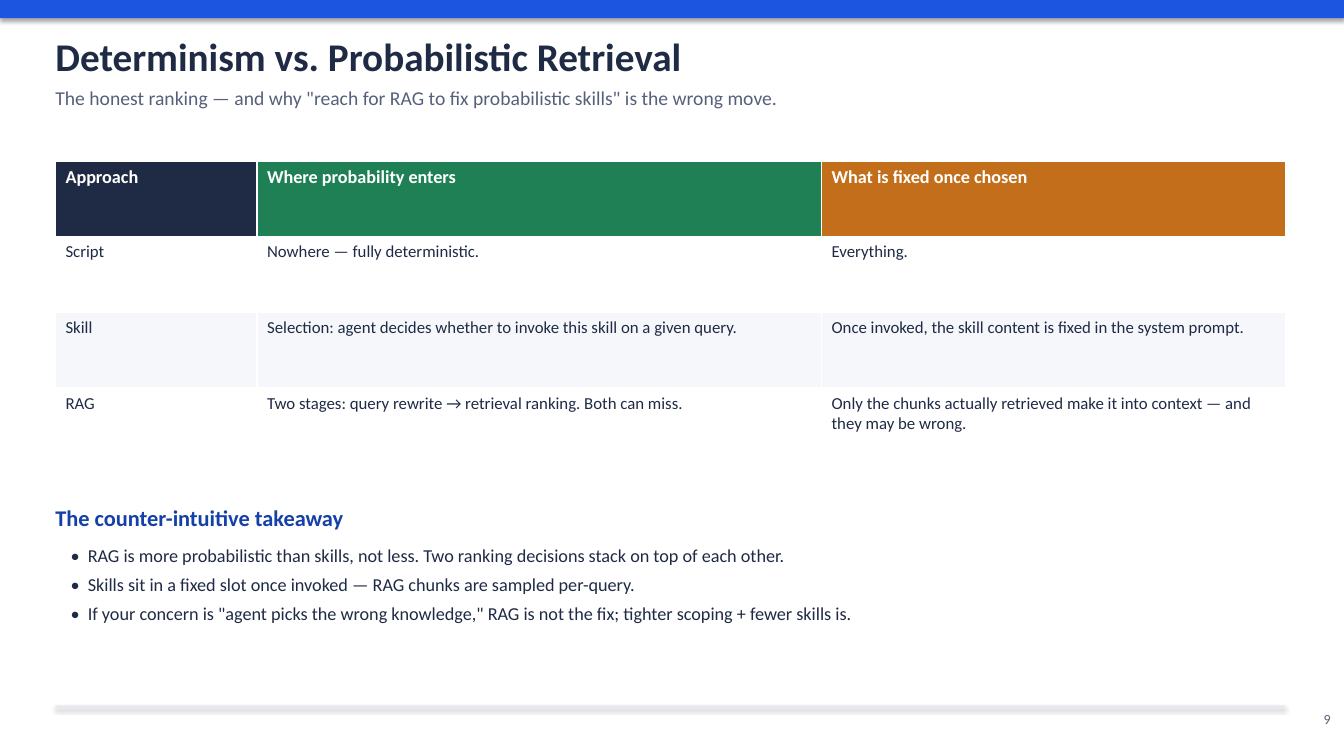
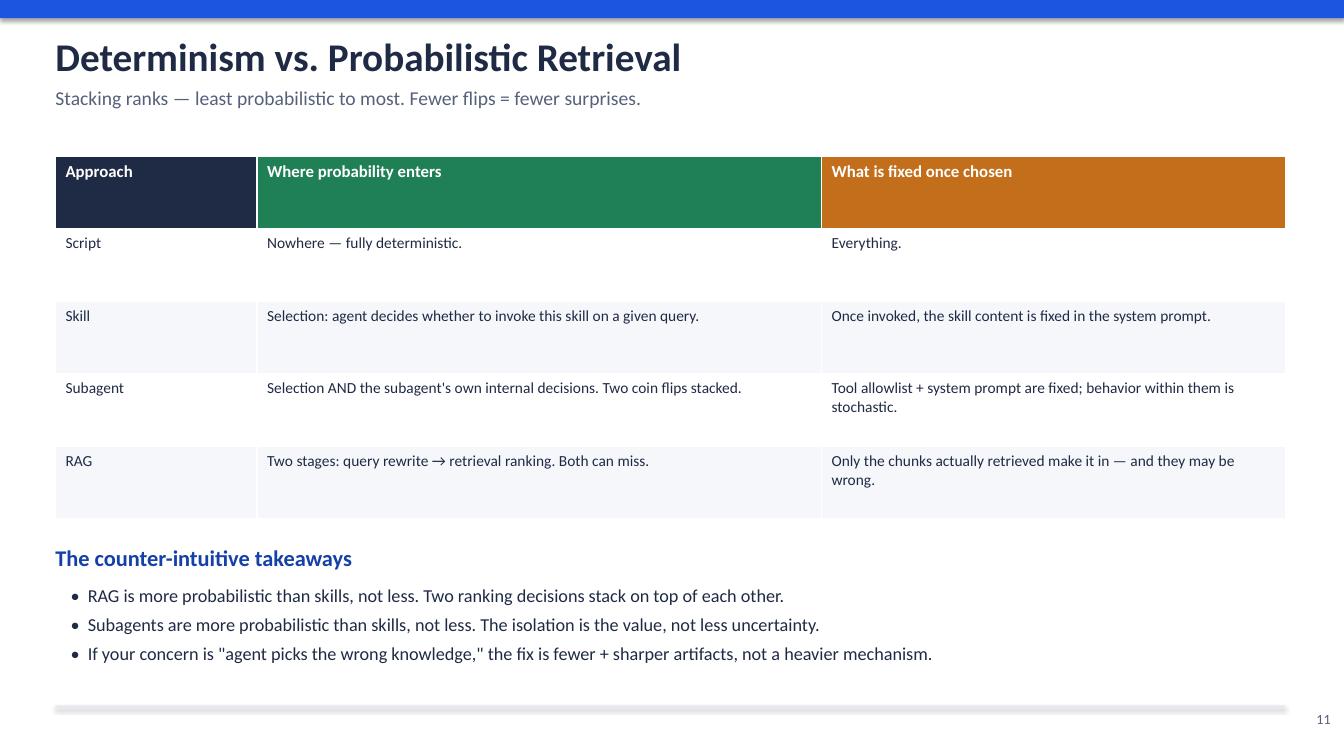
Before and after one commit to kreonakrish/pmos, a slide deck: slide 11 of docs/agent_knowledge_strategy.pptx (slide 9 before the commit). Drawn at 1344x756 pixels with LibreOffice and Linux fonts; fonts in the diff are those of the drawing. Boxes give left, top, right and bottom in pixels: in the first picture for what was removed or moved away, otherwise in the second. Text is boxed around its words. In the diff, an @@ line names an element or a change of style, - is before the commit and + after.

```diff
--- a/docs/agent_knowledge_strategy.pptx
+++ b/docs/agent_knowledge_strategy.pptx
@@ text at box(55, 91, 641, 109): text changed @@
-The honest ranking — and why "reach for RAG to fix probabilistic skills" is the wrong move.
+Stacking ranks — least probabilistic to most. Fewer flips = fewer surprises.
@@ table at box(55, 156, 1286, 519) @@
-row 4: RAG | Two stages: query rewrite → retrieval ranking. Both can miss. | Only the chunks actually retrieved make it into context — and they may be wrong.
+row 4: Subagent | Selection AND the subagent's own internal decisions. Two coin flips stacked. | Tool allowlist + system prompt are fixed; behavior within them is stochastic.
+row 5: RAG | Two stages: query rewrite → retrieval ranking. Both can miss. | Only the chunks actually retrieved make it in — and they may be wrong.
@@ table: place and size @@
-table at box(55, 161, 1286, 464)
+table at box(55, 156, 1286, 519)
@@ text at box(55, 550, 352, 570): text changed @@
-The counter-intuitive takeaway
+The counter-intuitive takeaways
@@ text "• RAG is more probabilistic ...": place and size @@
-text "• RAG is more probabilistic ..." at box(88, 549, 851, 623)
+text "• RAG is more probabilistic ..." at box(88, 589, 932, 663)
@@ text at box(88, 618, 932, 663): text changed @@
-• Skills sit in a fixed slot once invoked — RAG chunks are sampled per-query.
-• If your concern is "agent picks the wrong knowledge," RAG is not the fix; tighter scoping + fewer skills is.
+• Subagents are more probabilistic than skills, not less. The isolation is the value, not less uncertainty.
+• If your concern is "agent picks the wrong knowledge," the fix is fewer + sharper artifacts, not a heavier mechanism.
@@ text at box(1316, 715, 1330, 724): text changed @@
-9
+11
```
Also in this commit, not shown: 9 other slides changed, 2 slides added, 1 other file.
